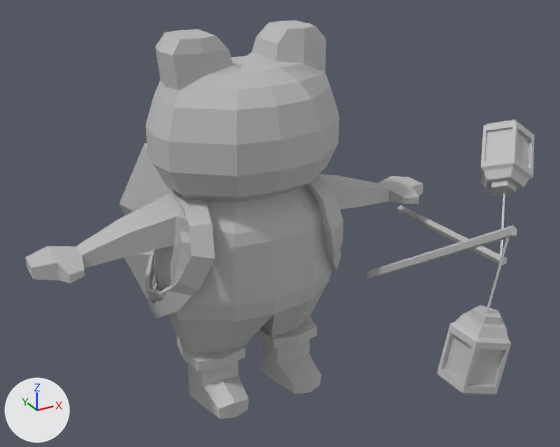
The FBX model Assets/Art/Froggie/Frog_Idle_Animation_UV.fbx, before and after one commit.
Camera for both pictures: a 50 mm lens placed at (-1.96, -4.01, 3.11), pointed at (0.1, -0.27, 1.24). Lighting does not change. The marker at lower left points along +X, +Y and +Z. Where no turn or scale is listed for an object, it has been applied to the vertices. Vertices at the same position are counted once.

In view in the first picture: 'BackPack', 'Frog_Idle:BackPack', 'Frog_Idle:Lantern', 'Froggy', 'Lantern'.
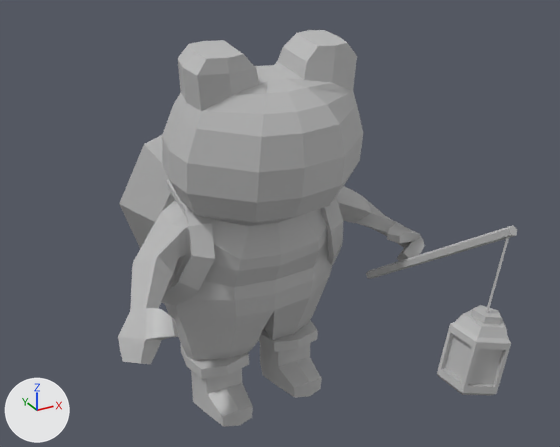
Where the change shows, as pixel boxes [x1, y1, x2, y2] in the pictures (560 x 447 px; the box of a moved part takes in the faces that stretch with it):
'Frog_Idle:Froggy', added
    after: [118, 30, 424, 427]
'Froggy', deleted
    before: [25, 20, 423, 419]
'Frog_Idle:BackPack', mesh turned
    before: [119, 143, 343, 302]
    after: [119, 135, 343, 305]
'Lantern', deleted
    before: [397, 120, 535, 265]
'BackPack', deleted
    before: [125, 216, 341, 318]
part 1 of me_mesh_001, moved or reshaped
    before: [125, 216, 341, 318]
    after: [123, 135, 343, 305]
part 2 of me_mesh_002, moved or reshaped
    before: [397, 120, 535, 265]
    after: [374, 227, 507, 277]

Diff of the bpy script that builds the scene:
```diff
--- a/Assets/Art/Froggie/Frog_Idle_Animation_UV.fbx.py
+++ b/Assets/Art/Froggie/Frog_Idle_Animation_UV.fbx.py
@@ me_mesh_002 @@
 me_mesh_002.from_pydata(...)  # 108 vertices, 113 faces; spans x -0.213..0.366, y -0.638..0.647, z -0.18..0.707
+# me_mesh_002 part 2: the whole mesh is multiplied about the mesh origin by the matrix ((-86.627, 30.487, 39.578), (-49.886, -57.057, -65.237), (2.694, -76.256, 64.635))
 me_mesh_002.materials.append(mat_lambert1)
@@ me_mesh_001 @@
 me_mesh_001.from_pydata(...)  # 130 vertices, 124 faces; spans x -0.675..0.675, y -0.605..0.624, z -0.644..0.478
+# me_mesh_001 part 1: the whole mesh is turned -75 degrees about the x axis through the mesh origin and scaled by 100
 me_mesh_001.materials.append(mat_lambert1)
@@ me_mesh_1 @@
+me_mesh_1.from_pydata(...)  # 584 vertices, 580 faces; spans x -0.98..0.96, y -0.71..0.38, z 0.0..2.35
+me_mesh_1.materials.append(mat_lambert1)  # grey #bcbcbc
@@ ob_frog_idle_lantern @@
-ob_frog_idle_lantern = bpy.data.objects.new('Frog_Idle:Lantern', me_mesh_004)
+ob_frog_idle_lantern = bpy.data.objects.new('Frog_Idle:Lantern', me_mesh_002)
 ob_frog_idle_lantern.location = (0.696, -0.963, 1.093)
@@ ob_lantern @@
-ob_lantern = bpy.data.objects.new('Lantern', me_mesh_002)
-ob_lantern.location = (1.282, -0.485, 1.091)
@@ ob_froggy @@
-ob_froggy = bpy.data.objects.new('Froggy', me_mesh)
-ob_froggy.location = (0.0, 0.0, 0.0)
@@ ob_frog_idle_backpack @@
-ob_frog_idle_backpack = bpy.data.objects.new('Frog_Idle:BackPack', me_mesh_003)
+ob_frog_idle_backpack = bpy.data.objects.new('Frog_Idle:BackPack', me_mesh_001)
 ob_frog_idle_backpack.location = (-0.01, 0.241, 1.162)
@@ ob_backpack @@
-ob_backpack = bpy.data.objects.new('BackPack', me_mesh_001)
-ob_backpack.location = (-0.013, 0.295, 0.938)
@@ ob_frog_idle_froggy @@
+ob_frog_idle_froggy = bpy.data.objects.new('Frog_Idle:Froggy', me_mesh_1)
+ob_frog_idle_froggy.location = (0.0, 0.0, 0.0)
```
